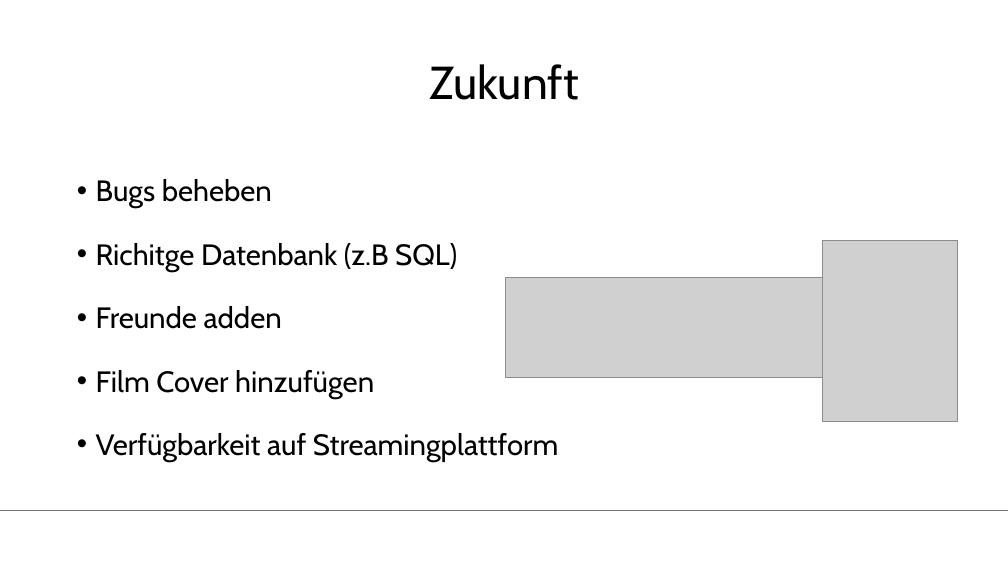
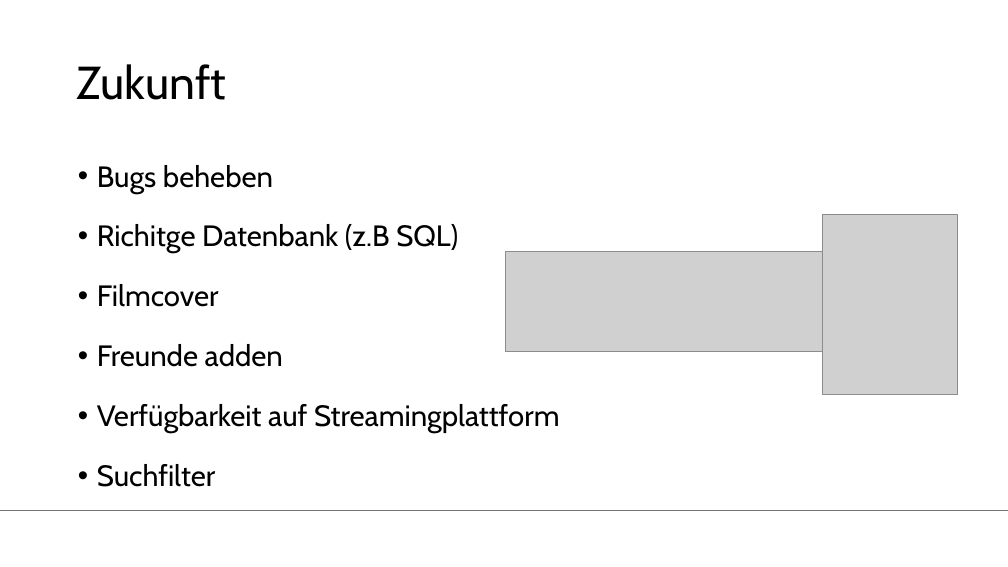
Before and after one commit to Tristan-Bihler/2_Semester_Projekt, a slide deck: slide 4 of Dokumentation/Laura/Folien_Laura.pptx. Drawn at 1008x567 pixels with LibreOffice and Linux fonts; fonts in the diff are those of the drawing; grey boxes stand for pictures; background and template pictures are left out. Boxes give left, top, right and bottom in pixels: in the first picture for what was removed or moved away, otherwise in the second. Text is boxed around its words. In the diff, an @@ line names an element or a change of style, - is before the commit and + after.

Commit message:
Neue Folie_Laura

```diff
--- a/Dokumentation/Laura/Folien_Laura.pptx
+++ b/Dokumentation/Laura/Folien_Laura.pptx
@@ title "Zukunft" at (x1=77, y1=64, x2=226, y2=100): alignment centre to left @@
@@ text "Bugs beheben" moved from (x1=96, y1=179, x2=559, y2=462) to (x1=97, y1=165, x2=560, y2=487) @@
@@ text at (x1=97, y1=165, x2=560, y2=433): line spacing 1.5 to 1.4 @@
@@ picture moved from (x1=823, y1=240, x2=958, y2=420) to (x1=823, y1=215, x2=958, y2=395) @@
@@ picture moved from (x1=505, y1=278, x2=958, y2=377) to (x1=505, y1=252, x2=958, y2=351) @@
@@ text at (x1=97, y1=284, x2=219, y2=307): paragraph added @@
+• Filmcover
@@ text at (x1=96, y1=370, x2=374, y2=399): paragraph removed @@
-• Film Cover hinzufügen
@@ text at (x1=97, y1=464, x2=215, y2=487): paragraph added @@
+• Suchfilter
```
